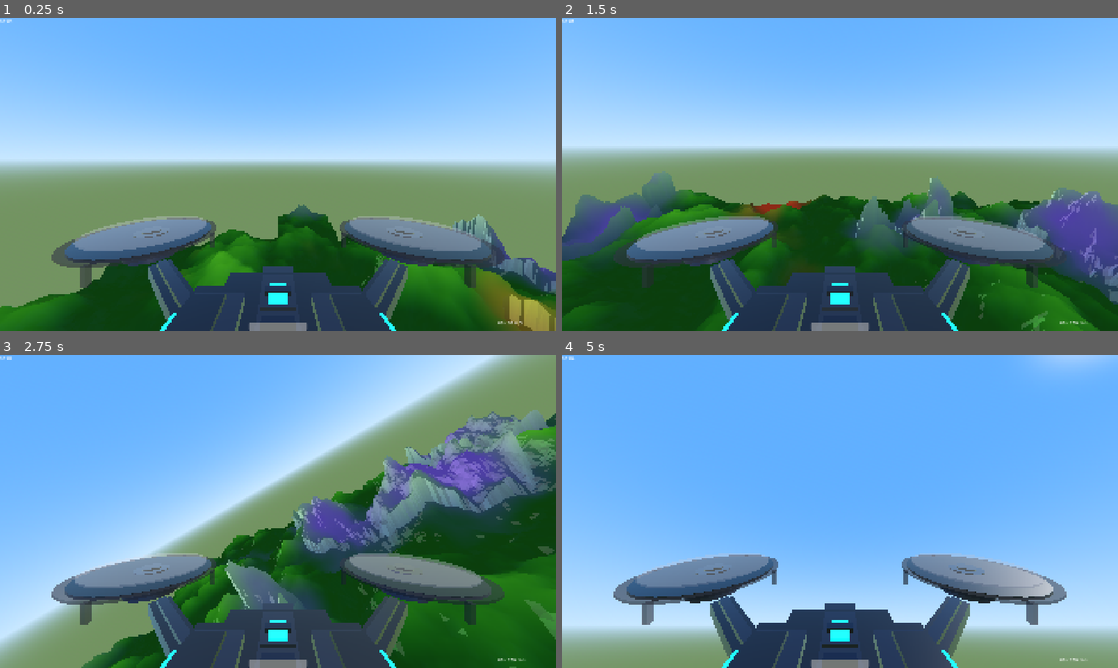
Above: before the commit, frames 1-4 (two rows, left to right).
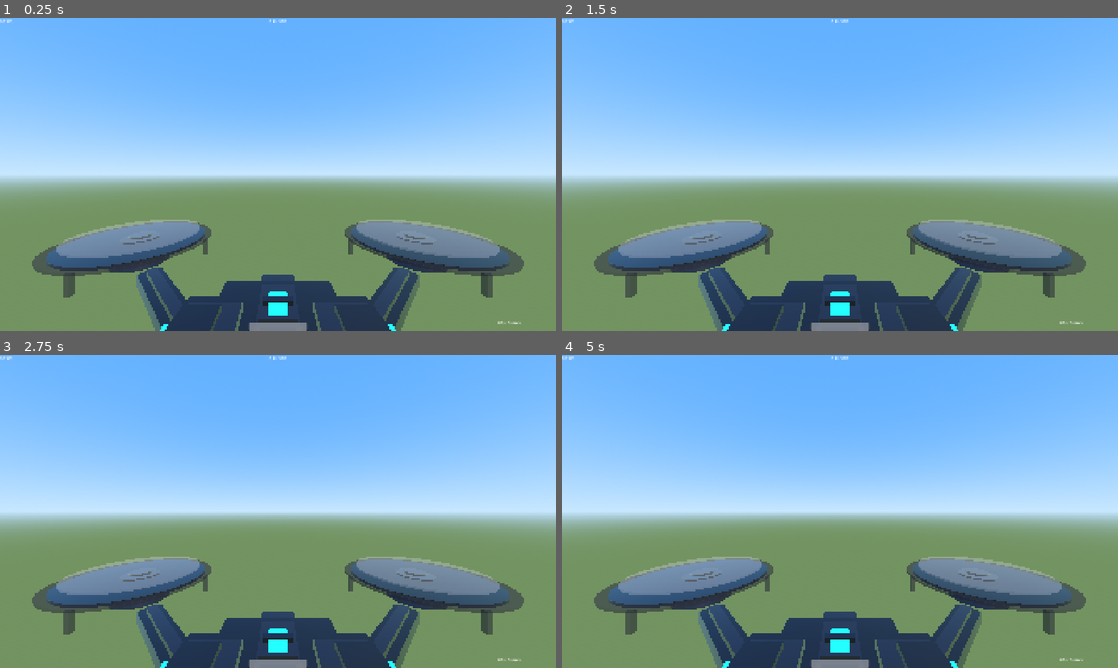
Above: after the commit, the same moments.

Repository: patakuti/vfpv
Game: Godot game, scene res://scenes/main.tscn
Same seed, same stepped clock (60 frames per second), same inputs: the game is played once before the commit and once after it.
Inputs (mouse positions are in pixels of both pictures, inside the frame that each line leads up to):
- Up to frame 1 (0.25 s): no input
- Up to frame 2 (1.5 s): tap Enter at 0.5 s; move the mouse to (962, 158) at 0.52 s; hold Right 0.53-1.25 s; hold Shift 0.53-1.25 s; click (962, 158) at 0.67 s; tap Space at 0.77 s; drag from (728, 190) to (812, 237) at 1.27 s
- Up to frame 3 (2.75 s): move the mouse to (333, 442) at 2.02 s; hold Right from 2.03 s (still down); hold L from 2.03 s (still down)
- Up to frame 4 (5 s): release Right at 2.75 s; release L at 2.75 s; drag from (812, 574) to (673, 464) at 2.77 s; move the mouse to (1006, 558) at 3.52 s; hold Left 3.53-4.25 s; hold K 3.53-4.25 s; tap Space at 3.77 s; tap Escape at 4.15 s; drag from (673, 464) to (756, 433) at 4.27 s

The runs differ from the first frame. In frame 1, 31% of the frame differs, in the area x 0-100%, y 0-100%; in frame 2, 58%; in frame 3, 71%; in frame 4, 65%.

Commit message:
Start in paused state and add Calibrate button to Android pause menu
- main.gd: call hud.show_startup() after setup to start paused
- hud.gd: add show_startup() (pauses tree; shows pause menu on Android)
         add _on_calibrate_pressed() connected to pause menu signal
- pause_menu.gd: add calibrate_pressed signal and Calibrate button (Android only)

Co-Authored-By: Claude Sonnet 4.6 <noreply@anthropic.com>

Diff:
--- a/scripts/hud.gd
+++ b/scripts/hud.gd
@@ -52,6 +52,7 @@
 	_pause_menu = preload("res://scenes/pause_menu.tscn").instantiate()
 	_pause_menu.resume_pressed.connect(_on_pause_menu_resume)
 	_pause_menu.settings_pressed.connect(_on_pause_menu_settings)
+	_pause_menu.calibrate_pressed.connect(_on_calibrate_pressed)
 	add_child(_pause_menu)
 
 	_settings_screen = preload("res://scenes/settings_screen.tscn").instantiate()
@@ -64,6 +65,17 @@
 
 func _on_pause_menu_resume() -> void:
 	pass
+
+func _on_calibrate_pressed() -> void:
+	if player:
+		var ai := player.get_node_or_null("AndroidInput")
+		if ai:
+			ai.calibrate()
+
+func show_startup() -> void:
+	get_tree().paused = true
+	if _is_android and _pause_menu:
+		_pause_menu.show_menu()
 
 func _on_pause_menu_settings() -> void:
 	_pause_menu.hide_menu()
--- a/scripts/main.gd
+++ b/scripts/main.gd
@@ -21,6 +21,7 @@
 	player.sfx = sfx
 
 	SettingsManager.apply_to_game(player, self)
+	hud.show_startup()
 
 func _adjust_light_for_renderer() -> void:
 	# Workaround for godotengine/godot#90259:
--- a/scripts/pause_menu.gd
+++ b/scripts/pause_menu.gd
@@ -2,13 +2,16 @@
 
 signal resume_pressed
 signal settings_pressed
+signal calibrate_pressed
 
 var _ui_scale: float = 1.0
+var _is_android: bool = false
 
 func _ready() -> void:
 	layer = 10
 	process_mode = Node.PROCESS_MODE_ALWAYS
 	visible = false
+	_is_android = (OS.get_name() == "Android")
 	_ui_scale = _compute_ui_scale()
 	_build_ui()
 
@@ -61,6 +64,8 @@
 	vbox.add_child(spacer)
 
 	_make_button(vbox, "Resume", _on_resume_pressed)
+	if _is_android:
+		_make_button(vbox, "Calibrate", _on_calibrate_pressed)
 	_make_button(vbox, "Settings", _on_settings_pressed)
 	_make_button(vbox, "Quit", _on_quit_pressed)
 
@@ -84,6 +89,9 @@
 	get_tree().paused = false
 	resume_pressed.emit()
 
+func _on_calibrate_pressed() -> void:
+	calibrate_pressed.emit()
+
 func _on_settings_pressed() -> void:
 	settings_pressed.emit()
 
